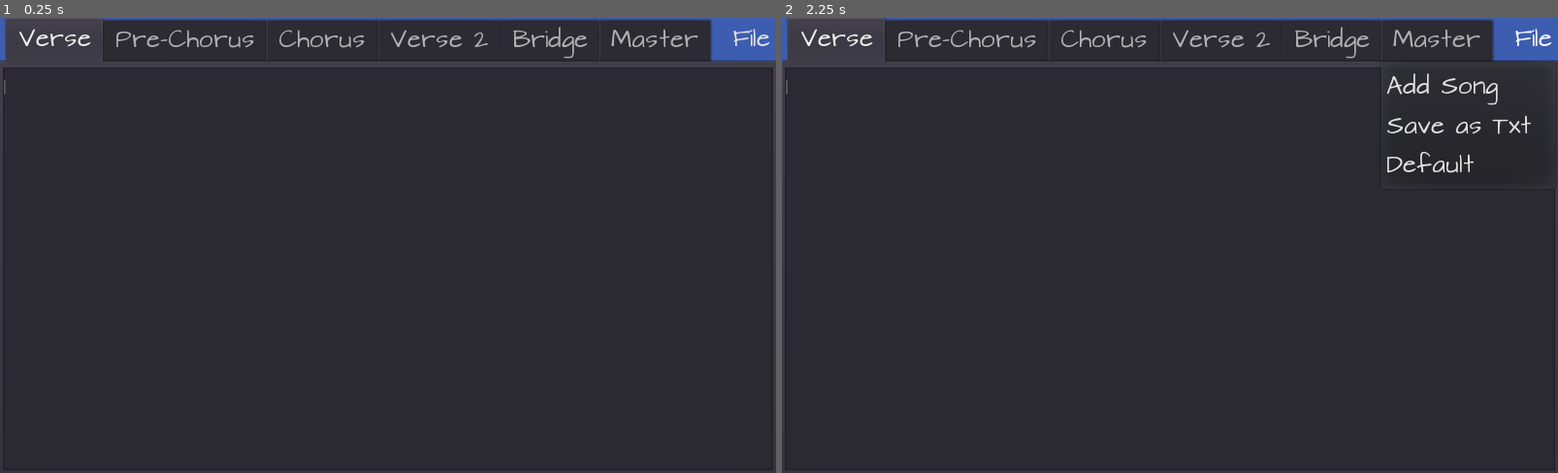
Above: before the commit, frames 1-2 (left to right).
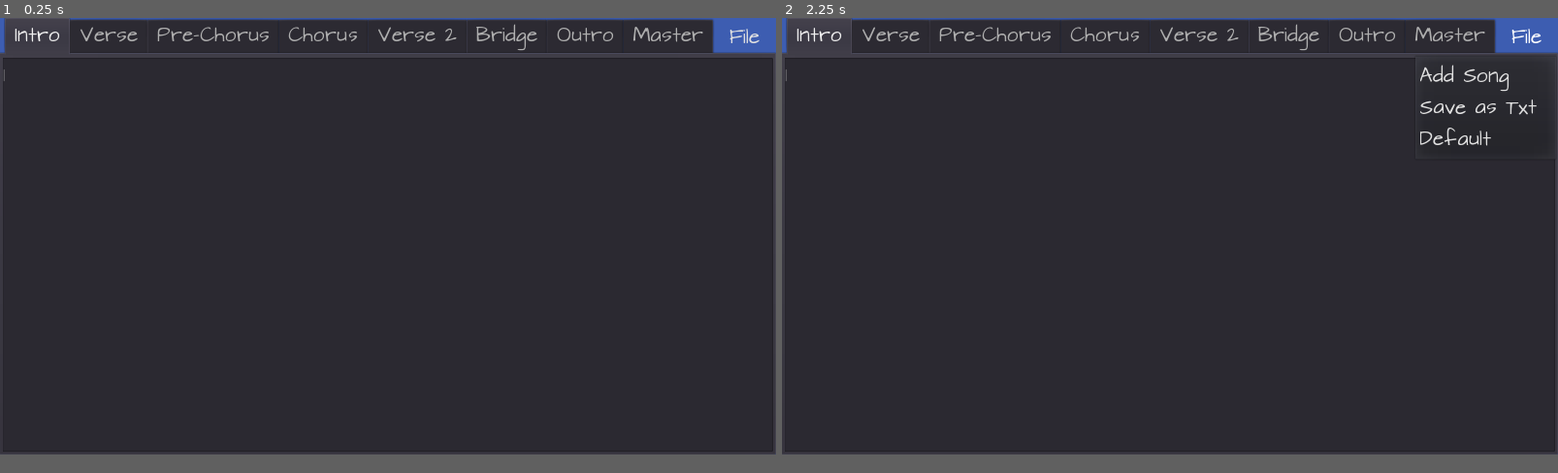
Above: after the commit, the same moments.

Repository: Aether-Interactive-Studios/Songwriter
Game: Godot game, scene res://Scenes/Main.tscn
Two runs of this game, one before a commit and one after it. Both use one fixed random seed, a clock stepped at 60 frames per second and the inputs below.
Inputs:
- Up to frame 1 (0.25 s): no input
- Up to frame 2 (2.25 s): click "File" at 0.5 s; click "File" at 1.25 s; click "File" at 2 s
In our replay, the window is 800x469 before the commit and 800x450 after it. These sizes can differ from the game's own. Grey fills any space a smaller window leaves; there, only what the larger window draws over its background counts as a difference.

The runs differ from the first frame. In frame 1, 2.1% of the frame differs, in the area x 0-100%, y 0-96%; in frame 2, 3.0%.

Commit message:
Added new tabs
Intro and outro sections added. Backwards compatible.

Diff:
--- a/Default.json
+++ /dev/null
@@ -1 +0,0 @@
-{"Bridge":"","Chorus":"","Master":"","Pre-Chorus":"","Verse":"i dont htink u wunna","Verse 2":""}
--- a/Scenes/Main.tscn
+++ b/Scenes/Main.tscn
@@ -36,15 +36,29 @@
 }
 
 [node name="TabContainer" type="TabContainer" parent="."]
-anchor_right = 1.0
-anchor_bottom = 1.0
+anchor_right = 0.999
+anchor_bottom = 0.999
+margin_right = 0.279907
+margin_bottom = -0.280029
 tab_align = 0
 drag_to_rearrange_enabled = true
 __meta__ = {
 "_edit_use_anchors_": false
 }
 
+[node name="Intro" type="TextEdit" parent="TabContainer"]
+anchor_right = 1.0
+anchor_bottom = 1.0
+margin_left = 4.0
+margin_top = 67.0
+margin_right = -4.0
+margin_bottom = -4.0
+syntax_highlighting = true
+show_line_numbers = true
+smooth_scrolling = true
+
 [node name="Verse" type="TextEdit" parent="TabContainer"]
+visible = false
 anchor_right = 1.0
 anchor_bottom = 1.0
 margin_left = 4.0
@@ -99,6 +113,18 @@
 show_line_numbers = true
 smooth_scrolling = true
 
+[node name="Outro" type="TextEdit" parent="TabContainer"]
+visible = false
+anchor_right = 1.0
+anchor_bottom = 1.0
+margin_left = 4.0
+margin_top = 67.0
+margin_right = -4.0
+margin_bottom = -4.0
+syntax_highlighting = true
+show_line_numbers = true
+smooth_scrolling = true
+
 [node name="Master" type="TextEdit" parent="TabContainer"]
 visible = false
 anchor_right = 1.0
@@ -112,11 +138,12 @@
 smooth_scrolling = true
 
 [node name="MenuButton" type="MenuButton" parent="."]
-anchor_left = 0.936
-anchor_right = 1.0
-anchor_bottom = 0.092
-margin_left = -0.46405
-margin_bottom = -0.200005
+anchor_left = 0.986
+anchor_right = 0.986
+margin_left = -74.4543
+margin_top = 4.0
+margin_right = 8.18567
+margin_bottom = 59.84
 text = "File"
 __meta__ = {
 "_edit_use_anchors_": false
@@ -201,11 +228,13 @@
 __meta__ = {
 "_edit_use_anchors_": false
 }
+[connection signal="text_changed" from="TabContainer/Intro" to="." method="_on_Intro_text_changed"]
 [connection signal="text_changed" from="TabContainer/Verse" to="." method="_on_Verse_text_changed"]
 [connection signal="text_changed" from="TabContainer/Pre-Chorus" to="." method="_on_PreChorus_text_changed"]
 [connection signal="text_changed" from="TabContainer/Chorus" to="." method="_on_Chorus_text_changed"]
 [connection signal="text_changed" from="TabContainer/Verse 2" to="." method="_on_Verse_2_text_changed"]
 [connection signal="text_changed" from="TabContainer/Bridge" to="." method="_on_Bridge_text_changed"]
+[connection signal="text_changed" from="TabContainer/Outro" to="." method="_on_Outro_text_changed"]
 [connection signal="text_changed" from="TabContainer/Master" to="." method="_on_Master_text_changed"]
 [connection signal="pressed" from="MenuButton" to="." method="_on_MenuButton_pressed"]
 [connection signal="text_entered" from="Screen/LineEdit" to="." method="_on_LineEdit_text_entered"]
--- a/Scripts/Main.gd
+++ b/Scripts/Main.gd
@@ -1,11 +1,13 @@
 extends Control
 var buttonHovered
+var intro = "Intro"
 var verse = "Verse"
 var prechorus = "Pre-Chorus"
 var chorus = "Chorus"
 var verse2 = "Verse 2"
 var bridge = "Bridge"
 var Master = "Master"
+var outro = "Outro"
 var x
 var cn = ":\n"
 var n2 = "\n\n"
@@ -18,12 +20,14 @@
 
 
 var data = {
+	"Intro" : "",
 	"Verse" : "",
 	"Pre-Chorus" : "",
 	"Chorus" : "",
 	"Verse 2" : "",
 	"Bridge": "",
-	"Master": ""
+	"Master": "",
+	"Outro" : ""
 	}
 
 
@@ -62,8 +66,10 @@
 	var lyrics = File.new()
 	lyrics.open(location, File.READ)
 	data = parse_json(lyrics.get_as_text())
-
-
+	if not data.has("Intro"):
+		data["Intro"] = ""
+	if not data.has("Outro"):
+		data["Outro"] = ""
 	for keys in data.keys():
 		if not keys == Master:
 
@@ -71,17 +77,22 @@
 			node.text = data[keys]
 
 
+
+
+
 	lyrics.close()
 
 
 func newfile():
 	data = {
+	"Intro": "",
 	"Verse" : "",
 	"Pre-Chorus" : "",
 	"Chorus" : "",
 	"Verse 2" : "",
 	"Bridge": "",
-	"Master": ""
+	"Master": "",
+	"Outro": ""
 	}
 
 	var lyrics = File.new()
@@ -151,14 +162,20 @@
 	var lyrics = File.new()
 	lyrics.open(location, File.WRITE)
 	lyrics.store_string(to_json(data))
+
+
 	_master_()
 
 
 func _master_():
 	if not item == "Add Song":
-		print(item)
+
+
+
+
 		$"TabContainer/Master".text = (
 			item + "\n" +
+			intro + cn + data[intro] + n2 +
 			verse + cn + data[verse] + n2 +
 			prechorus + cn + data[prechorus] + n2 +
 			chorus + cn + data[chorus] + n2 +
@@ -166,13 +183,16 @@
 			prechorus + cn + data[prechorus] + n2 +
 			chorus + cn + data[chorus] + n2 +
 			bridge + cn + data[bridge] + n2+
-			chorus + cn + data[chorus]
+			chorus + cn + data[chorus] + n2+
+			outro + cn + data[outro]
 
 		)
 
 
 
-
+func _on_Intro_text_changed():
+	main(intro)
+	pass # Replace with function body.
 func _on_Verse_text_changed():
 	main(verse)
 	pass # Replace with function body.
@@ -188,6 +208,11 @@
 func _on_Bridge_text_changed():
 	main(bridge)
 	pass # Replace with function body.
+
+func _on_Outro_text_changed():
+	main(outro)
+	pass # Replace with function body.
+
 func _on_Master_text_changed():
 
 	pass # Replace with function body.
@@ -206,7 +231,7 @@
 
 func _on_LineEdit_text_entered(new_text):
 	item = new_text
-	print(new_text)
+
 	location = storage + new_text + ".json"
 	$MenuButton.get_popup().add_item(new_text)
 	var file = File.new()
@@ -248,8 +273,8 @@
 
 func _on_FileDialog_file_selected(path):
 	_master_()
-	print(data.Verse)
-	print('/')
+
+
 	var txt = File.new()
 	txt.open(path+".txt", File.WRITE )
 	txt.store_string($"TabContainer/Master".text)
--- a/project.godot
+++ b/project.godot
@@ -15,15 +15,18 @@
 
 [application]
 
-config/name="Text Edit"
+config/name="Songwriter"
 run/main_scene="res://Scenes/Main.tscn"
 config/use_custom_user_dir=true
 config/custom_user_dir_name="Aether/Songwriter"
 boot_splash/image="res://Art/aetherinteractivebrand.png"
-config/icon="res://icon.png"
+config/icon="res://Art/eighthnotespng.png"
+config/windows_native_icon="res://Art/Icon.ico"
 
 [display]
 
+window/size/width=1280
+window/size/height=720
 window/stretch/mode="2d"
 window/stretch/aspect="expand"
 
--- a/songs.json
+++ /dev/null
@@ -1 +0,0 @@
-{"Default" : "" ,"taurus": "" }
--- a/taurus.json
+++ /dev/null
@@ -1 +0,0 @@
-{"Bridge":"","Chorus":"","Master":"","Pre-Chorus":"","Verse":"algebruh","Verse 2":""}
Binary file added: Art/Icon.ico
Binary file added: Art/eighthnotespng.png
Not shown, added: Art/eighthnotespng.png.import
Not shown, changed: Builds/Win/Songwriter.exe
Not shown, changed: Builds/Win/Songwriter.pck
Not shown, changed: Builds/Win/Songwriter.zip
Not shown, added: rcedit-x64.exe
